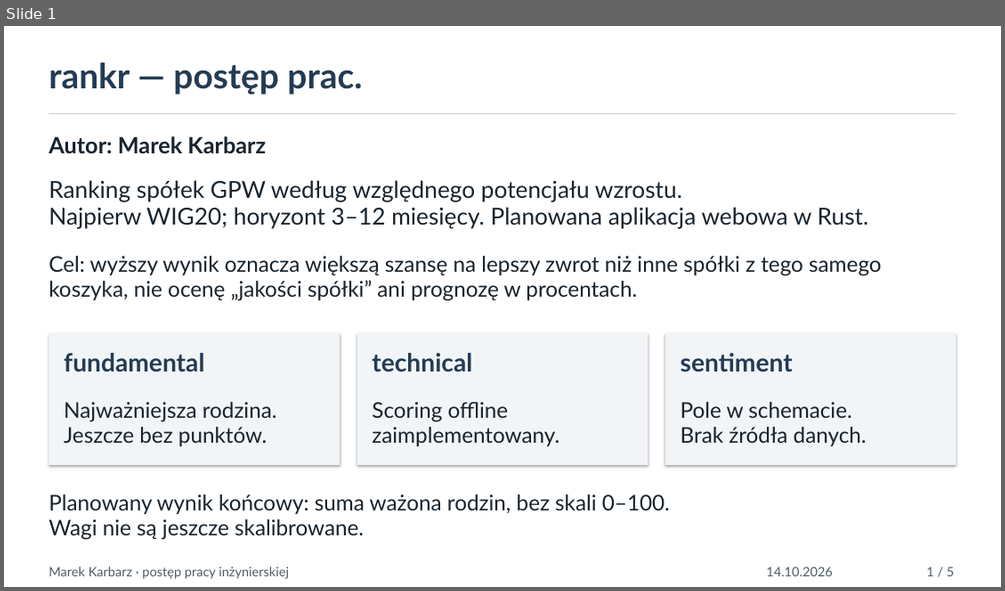
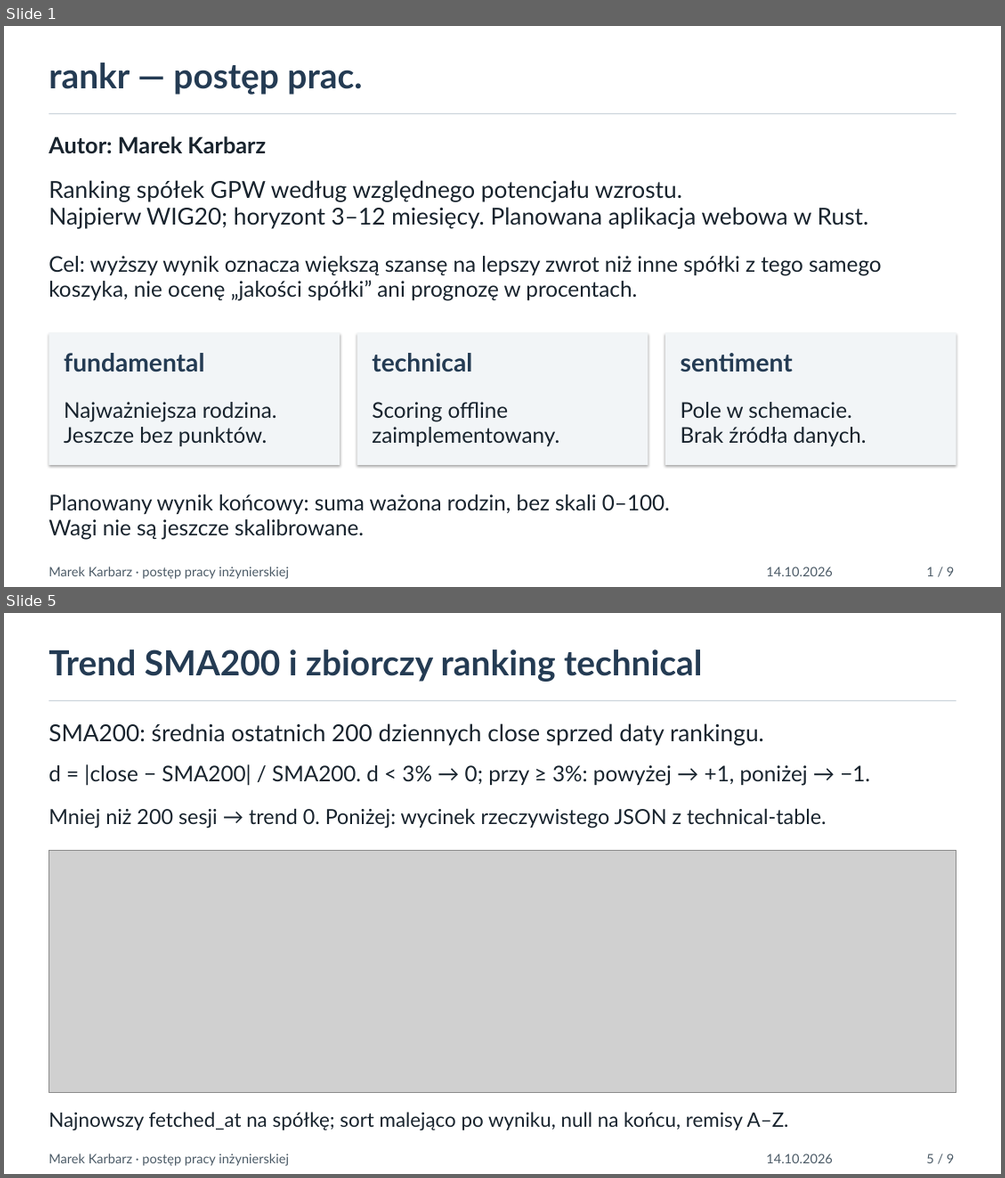
Before and after one commit to Xlerq/rankr, a slide deck: thesis/prezentacja_postep.pptx. Shown one above the other, each under a label of ours: slide 1 before the commit, slides 1 and 5 after it; the slides between them are not shown. The pictures are 1005x591 and 1005x1178 pixels, drawn with LibreOffice and Linux fonts; fonts in the diff are those of the drawing; grey boxes stand for pictures. Boxes give left, top, right and bottom in pixels: in the first picture for what was removed or moved away, otherwise in the second. Text is boxed around its words. In the diff, an @@ line names an element or a change of style, - is before the commit and + after.

Commit message:
Expand progress presentation with CLI screenshots

```diff
--- a/thesis/prezentacja_postep.pptx
+++ b/thesis/prezentacja_postep.pptx
@@ slide 5 added at box(4, 613, 1001, 1174), background #FFFFFF @@
@@ text added at box(48, 649, 703, 682), 40 pt, text #243B53, bold @@
+Trend SMA200 i zbiorczy ranking technical
@@ rectangle added at box(48, 700, 956, 701), fill #CDD5DC @@
@@ text added at box(48, 723, 764, 746), 27 pt, text #18232D @@
+SMA200: średnia ostatnich 200 dziennych close sprzed daty rankingu.
@@ text added at box(48, 764, 870, 786), 25 pt, text #18232D @@
+d = |close − SMA200| / SMA200. d < 3% → 0; przy ≥ 3%: powyżej → +1, poniżej → −1.
@@ text added at box(48, 808, 826, 828), 24 pt, text #18232D @@
+Mniej niż 200 sesji → trend 0. Poniżej: wycinek rzeczywistego JSON z technical-table.
@@ picture added at box(48, 850, 956, 1092) @@
@@ text added at box(48, 1111, 789, 1130), 23 pt, text #18232D @@
+Najnowszy fetched_at na spółkę; sort malejąco po wyniku, null na końcu, remisy A–Z.
@@ text added at box(48, 1153, 289, 1166), 15 pt, text #4C5B67 @@
+Marek Karbarz · postęp pracy inżynierskiej
@@ text added at box(766, 1153, 832, 1163), 15 pt, text #4C5B67 @@
+14.10.2026
@@ text added at box(926, 1153, 954, 1163), 15 pt, text #4C5B67 @@
+5 / 9
@@ slide 1 changed as well @@
@@ text at box(926, 566, 954, 576): text changed @@
-1 / 5
+1 / 9
```
Also in this commit, not shown: 3 other slides changed, 4 other slides added, 1 slide removed, 3 other files.
